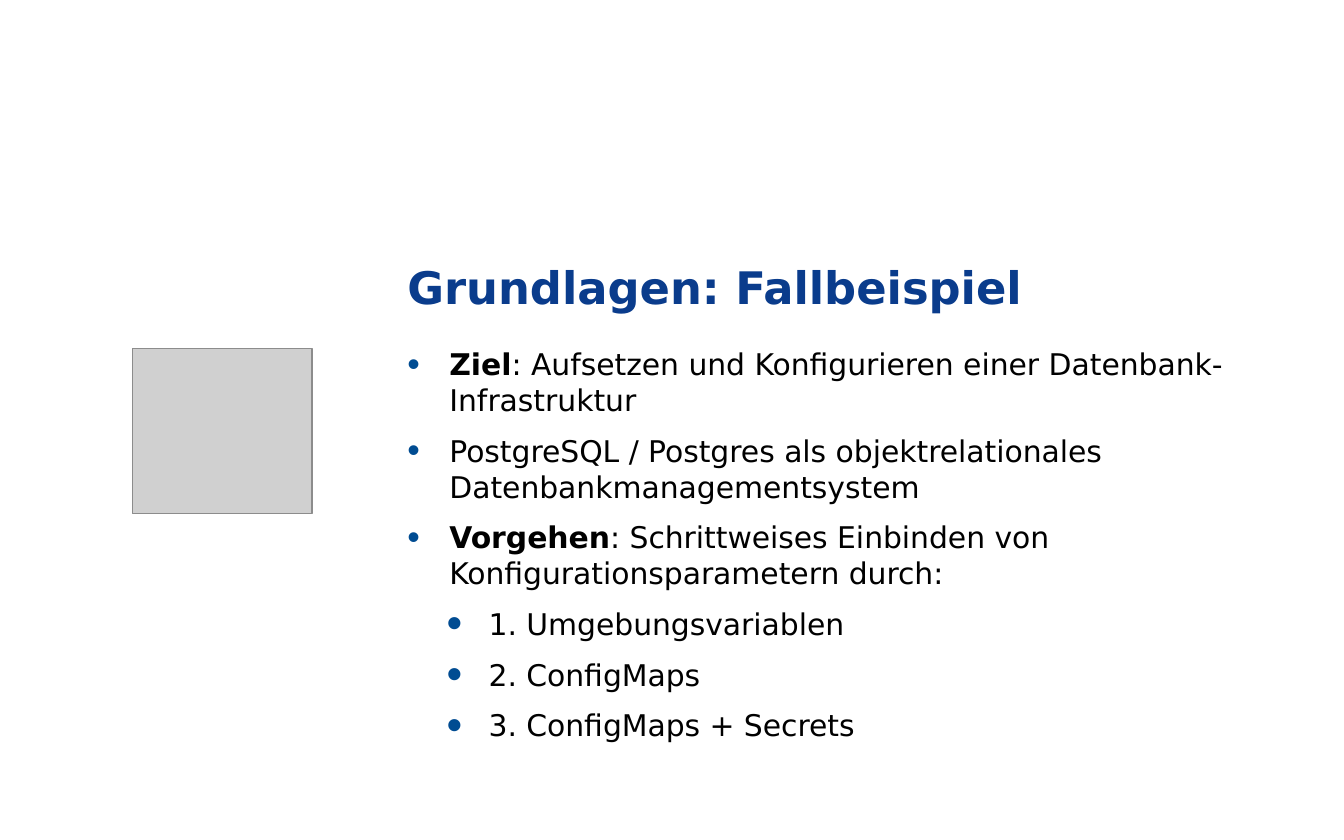
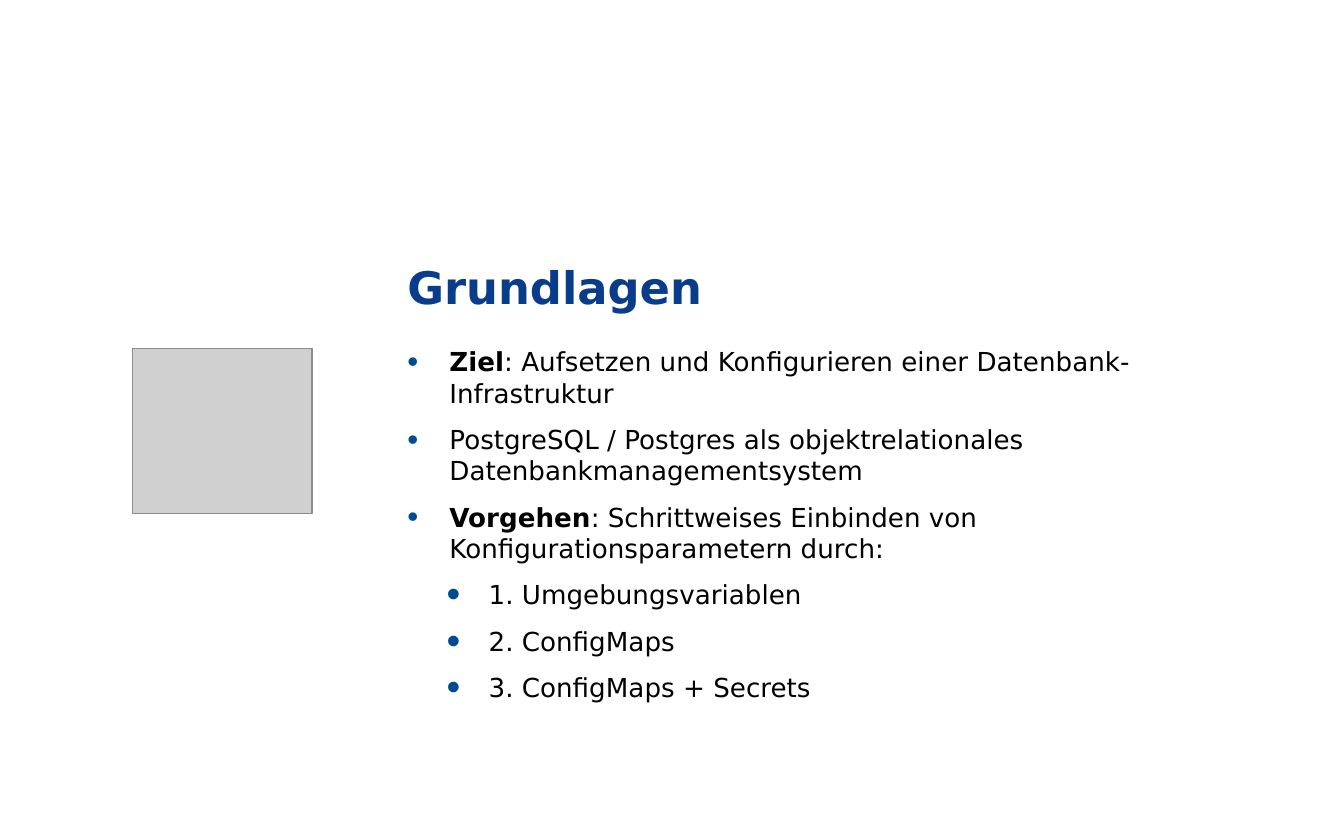
Before and after one commit to grothesk/deepshore-labs, a slide deck: slide 4 of 04-configmaps-und-secrets/deeptalk-04-fb.pptx (slide 5 before the commit). Drawn at 1344x840 pixels with LibreOffice and Linux fonts; fonts in the diff are those of the drawing; grey boxes stand for pictures; background and template pictures are left out. Boxes give left, top, right and bottom in pixels: in the first picture for what was removed or moved away, otherwise in the second. Text is boxed around its words. In the diff, an @@ line names an element or a change of style, - is before the commit and + after.

```diff
--- a/04-configmaps-und-secrets/deeptalk-04-fb.pptx
+++ b/04-configmaps-und-secrets/deeptalk-04-fb.pptx
@@ title at (407,270,701,314): text changed @@
-Grundlagen: Fallbeispiel
+Grundlagen
@@ text "Ziel: Aufsetzen und Konfigurieren einer ..." at (449,351,1130,702): size 16 to 14 pt @@
```
Also in this commit, not shown: 7 other slides changed, 11 slides added, 1 slide removed, 5 other files.
